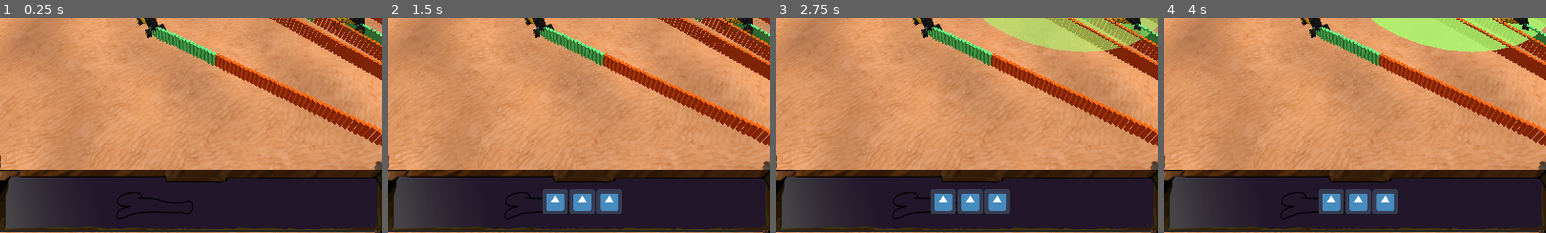
Above: before the commit, frames 1-4 (left to right).
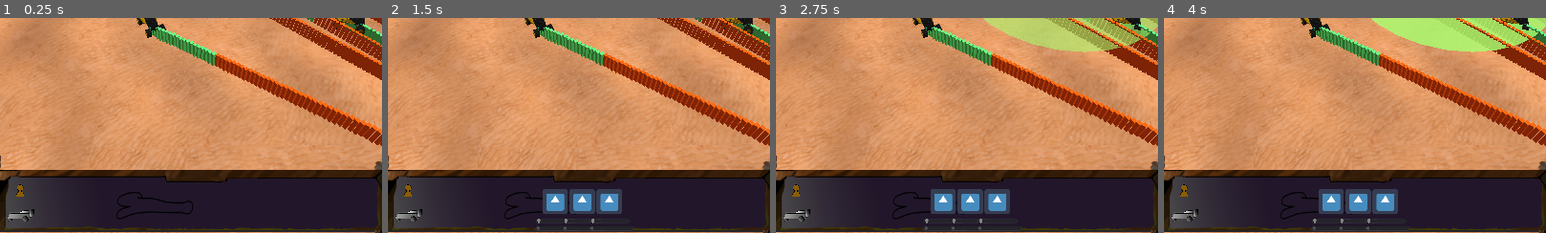
Above: after the commit, the same moments.

Repository: RealmHost002/game_about_desert_and_corovans
Game: Godot game, scene res://main.tscn
The game is run twice, just before and just after one commit, with the same random seed, the same clock (stepped at 60 frames per second) and the same inputs. The engine's default icon, where the game draws it, is replaced by a stand-in: a white triangle on a blue panel in a dark square.
Inputs (mouse positions are % of the whole screen's width and height, from its top left):
- Up to frame 1 (0.25 s): no input
- Up to frame 2 (1.5 s): click (40, 3) at 0.52 s; click (40, 3) at 1.27 s
- Up to frame 3 (2.75 s): click (47, 93) at 2 s
- Up to frame 4 (4 s): click (51, 93) at 2.77 s; click (54, 93) at 3.52 s
The pictures show only the part of the screen within x 25-75%, y 50-100%; the shares and areas given below are measured in that part.

The runs differ from the first frame. In frame 1, 0.3% of the frame differs, in the area x 2-9%, y 77-95%; in frame 2, 0.6%, in the area x 2-65%, y 77-100%; in frame 3, 0.6%; in frame 4, 0.6%.
Error in both runs: Invalid get index '2' (on base: 'Array'). (res://car.gd:65)

Commit message:
commit
commit

Diff:
--- a/gui/GUI.tscn
+++ b/gui/GUI.tscn
@@ -6,6 +6,8 @@
 [ext_resource path="res://gui/textures/GuiMashineIcon.png" type="Texture" id=4]
 [ext_resource path="res://gui/base.png" type="Texture" id=5]
 [ext_resource path="res://gui/textures/IconEgor.png" type="Texture" id=6]
+[ext_resource path="res://gui/textures/carIcon.png" type="Texture" id=7]
+[ext_resource path="res://gui/textures/manIcon.png" type="Texture" id=8]
 
 [sub_resource type="StyleBoxTexture" id=1]
 region_rect = Rect2( 987, 129, 1, 0 )
@@ -74,6 +76,18 @@
 __meta__ = {
 "_edit_use_anchors_": false
 }
+
+[node name="carIcon" type="Sprite" parent="HBoxContainer2"]
+position = Vector2( 240.956, 80.7637 )
+scale = Vector2( 0.12635, 0.12635 )
+z_index = 5
+texture = ExtResource( 7 )
+
+[node name="manIcon" type="Sprite" parent="HBoxContainer2"]
+position = Vector2( 242.271, -4.30469 )
+scale = Vector2( 0.0960211, 0.0960211 )
+z_index = 5
+texture = ExtResource( 8 )
 
 [node name="TextureRect" type="TextureRect" parent="HBoxContainer2"]
 margin_left = 24.145
--- a/gui/weaponIcon.tscn
+++ b/gui/weaponIcon.tscn
@@ -5,10 +5,29 @@
 [ext_resource path="res://gui/weaponIcon.gd" type="Script" id=3]
 
 [node name="Node2D" type="TextureButton"]
+anchor_right = 0.14
+anchor_bottom = 0.101
+margin_left = 100.0
+margin_right = -168.8
+margin_bottom = -45.08
 texture_normal = ExtResource( 2 )
 texture_pressed = ExtResource( 1 )
 script = ExtResource( 3 )
 __meta__ = {
 "_edit_use_anchors_": false
 }
+
+[node name="HSlider" type="HSlider" parent="."]
+margin_left = -17.0
+margin_top = 73.0
+margin_right = 83.0
+margin_bottom = 89.0
+__meta__ = {
+"_edit_use_anchors_": false
+}
+
+[node name="HScrollBar" type="HScrollBar" parent="HSlider"]
+margin_top = 20.1588
+margin_right = 110.0
+margin_bottom = 32.1588
 [connection signal="pressed" from="." to="." method="_on_Node2D_pressed"]
--- a/main.tscn
+++ b/main.tscn
@@ -77,6 +77,11 @@
 ] instance=ExtResource( 8 )]
 transform = Transform( 0.1, 0, 0, 0, 0.1, 0, 0, 0, 0.1, 10.9281, 2.32924, 6.06943 )
 
+[node name="SpatialE" parent="cars" groups=[
+"enemy",
+] instance=ExtResource( 2 )]
+transform = Transform( 0.0866914, 0, 0.0498458, 0, 0.1, 0, -0.0498458, 0, 0.0866914, 9.018, 2, 13.188 )
+
 [node name="Spatial3" parent="cars" groups=[
 "ally",
 ] instance=ExtResource( 2 )]
@@ -97,11 +102,6 @@
 ] instance=ExtResource( 2 )]
 transform = Transform( 0.0866914, 0, 0.0498458, 0, 0.1, 0, -0.0498458, 0, 0.0866914, 14.0965, 2, 16.5795 )
 
-[node name="SpatialE" parent="cars" groups=[
-"enemy",
-] instance=ExtResource( 2 )]
-transform = Transform( 0.0866914, 0, 0.0498458, 0, 0.1, 0, -0.0498458, 0, 0.0866914, 9.018, 2, 13.188 )
-
 [node name="BGMASTER" type="Spatial" parent="."]
 script = ExtResource( 4 )
 
--- a/project.godot
+++ b/project.godot
@@ -23,10 +23,15 @@
 
 constants="*res://constants.gd"
 
+[debug]
+
+settings/stdout/print_fps=true
+
 [display]
 
 window/size/width=1920
 window/size/height=1080
+window/size/fullscreen=true
 window/stretch/mode="viewport"
 
 [input]
Not shown: 3 places in gui/GUI.tscn that only renumber resources
Binary file added: gui/textures/carIcon.png
Not shown, added: gui/textures/carIcon.png.import
Binary file added: gui/textures/manIcon.png
Not shown, added: gui/textures/manIcon.png.import
